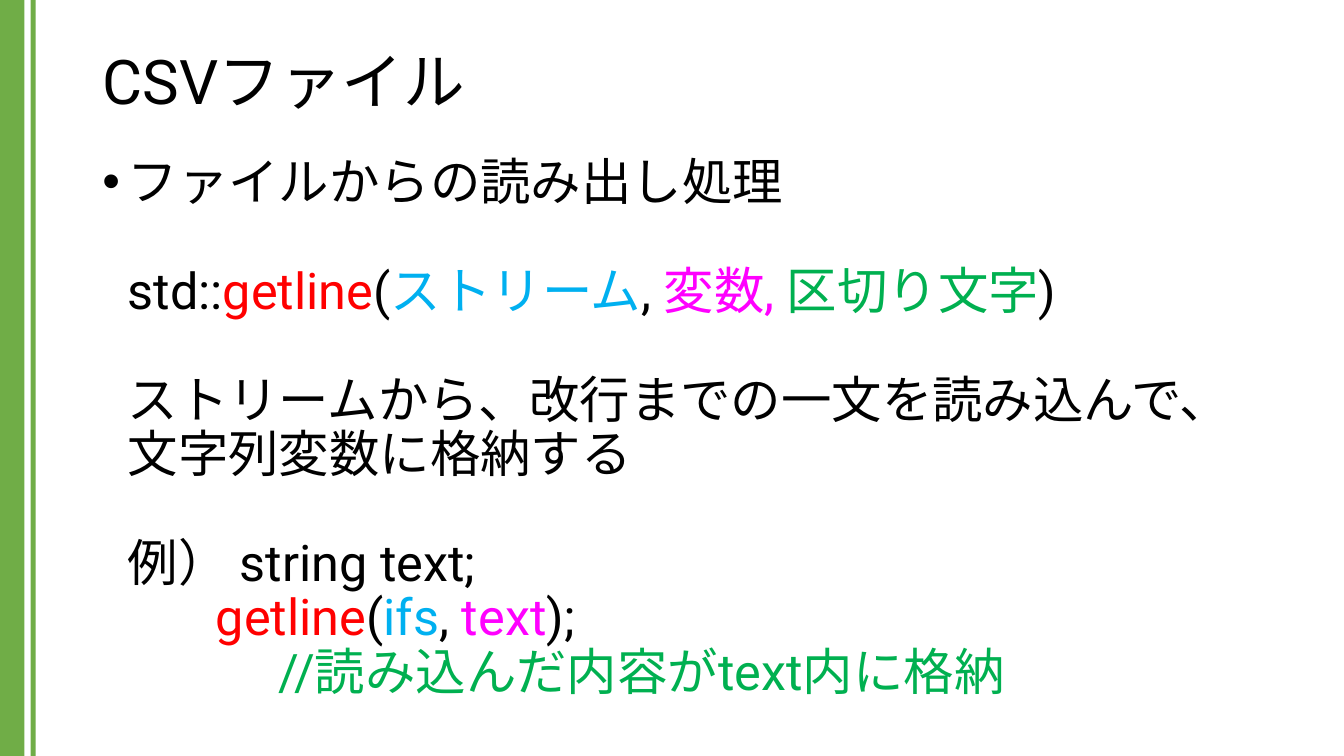
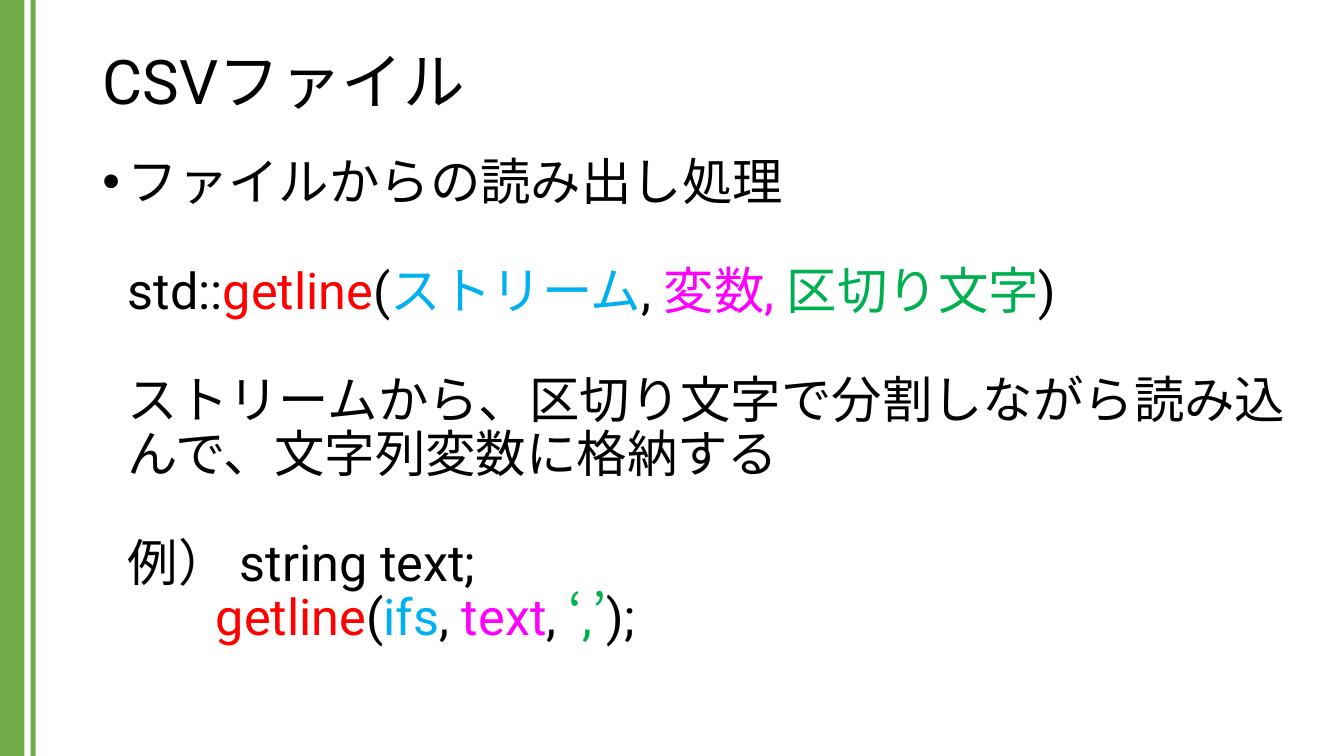
Before and after one commit to kic-murata/cpp2024, a slide deck: slide 16 of 授業資料/講義資料：CSVファイル.pptx (slide 13 before the commit). Drawn at 1344x756 pixels with LibreOffice and Linux fonts; fonts in the diff are those of the drawing. Boxes give left, top, right and bottom in pixels: in the first picture for what was removed or moved away, otherwise in the second. Text is boxed around its words. In the diff, an @@ line names an element or a change of style, - is before the commit and + after.

```diff
--- a/授業資料/講義資料：CSVファイル.pptx
+++ b/授業資料/講義資料：CSVファイル.pptx
@@ text at <box>128,157,1286,647</box>: text changed @@
-• ファイルからの読み出し処理
-  std::getline(ストリーム, 変数, 区切り文字)
-  ストリームから、改行までの一文を読み込んで、
-  文字列変数に格納する
-  例） string text;
-  getline(ifs, text);
-  //読み込んだ内容がtext内に格納
+• ファイルからの読み出し処理
+  std::getline(ストリーム, 変数, 区切り文字)
+  ストリームから、区切り文字で分割しながら読み込んで、文字列変数に格納する
+  例） string text;
+  getline(ifs, text, ‘,’);
```
Also in this commit, not shown: 5 other slides changed, 15 slides added.
